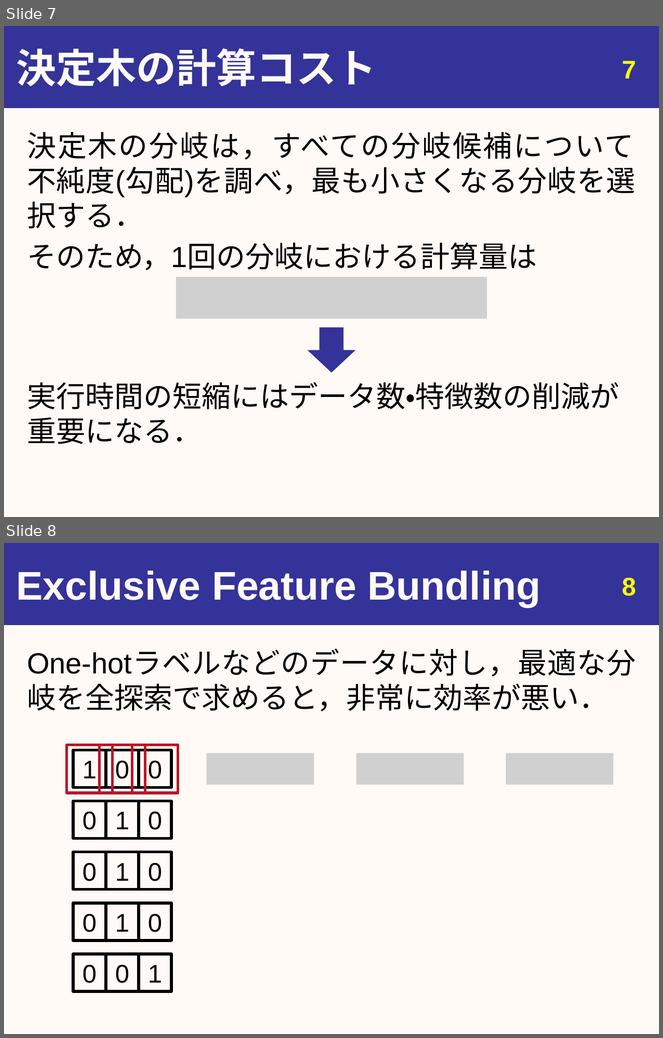
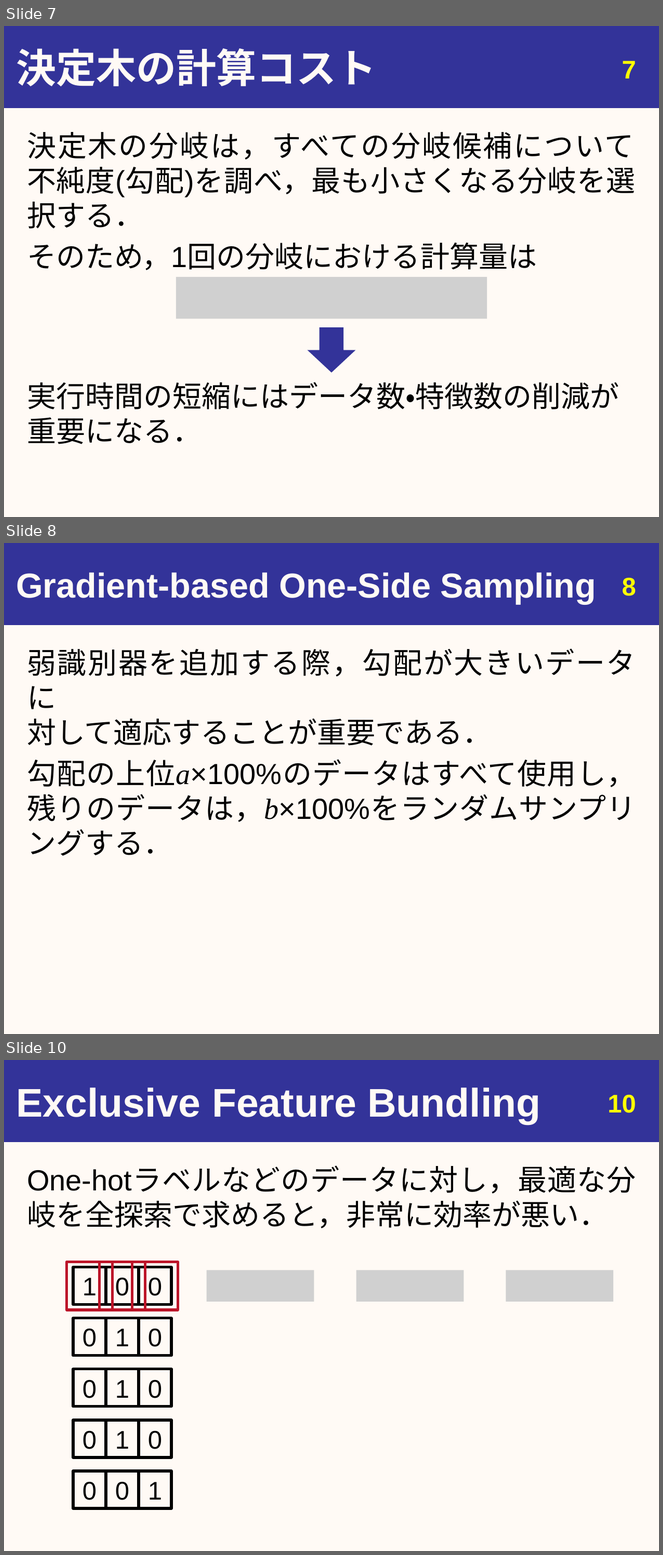
Before and after one commit to youle921/Slide-maintain, a slide deck: slide_0904/20190904_urita_eng.pptx. Shown one above the other, each under a label of ours: slides 7 and 8 before the commit, slides 7, 8 and 10 after it; the slides between them are not shown. The pictures are 663x1038 and 663x1555 pixels, drawn with LibreOffice and Linux fonts; fonts in the diff are those of the drawing; grey boxes stand for pictures. Boxes give left, top, right and bottom in pixels: in the first picture for what was removed or moved away, otherwise in the second. Text is boxed around its words. In the diff, an @@ line names an element or a change of style, - is before the commit and + after.

```diff
--- a/slide_0904/20190904_urita_eng.pptx
+++ b/slide_0904/20190904_urita_eng.pptx
@@ slide 8 added at bbox=[4, 543, 659, 1034], background #FFFAF5; not listed: 1 template element that a slide beside it also shows @@
@@ title added at bbox=[16, 572, 596, 604], 38 pt, text #FFFAF5, bold @@
+Gradient-based One-Side Sampling
@@ page number added at bbox=[622, 578, 636, 596], 28 pt, text #FFFF00, bold @@
+8
@@ text added at bbox=[27, 649, 636, 856], 32 pt, text #000000 @@
+弱識別器を追加する際，勾配が大きいデータに
+対して適応することが重要である．
+勾配の上位a×100%のデータはすべて使用し，残りのデータは，b×100%をランダムサンプリングする．
@@ what was slide 8 is now slide 10 @@
@@ page number at bbox=[608, 1095, 636, 1113]: text changed @@
-8
+10
```
Also in this commit, not shown: 6 slides changed, 1 other slide added.
